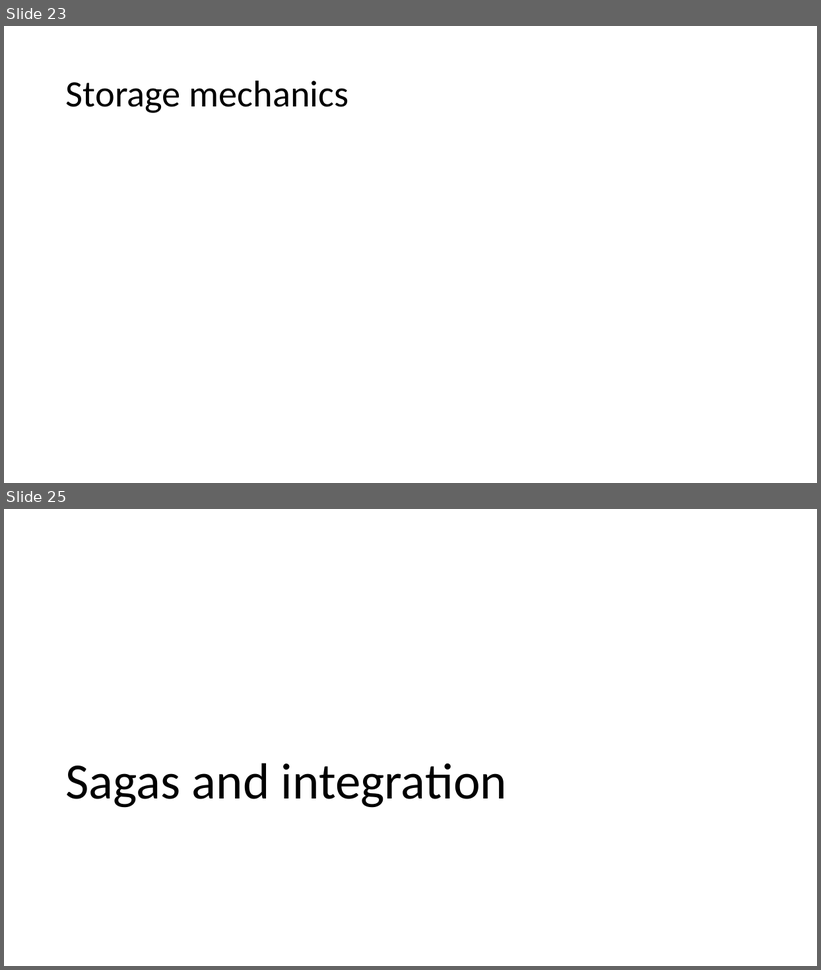
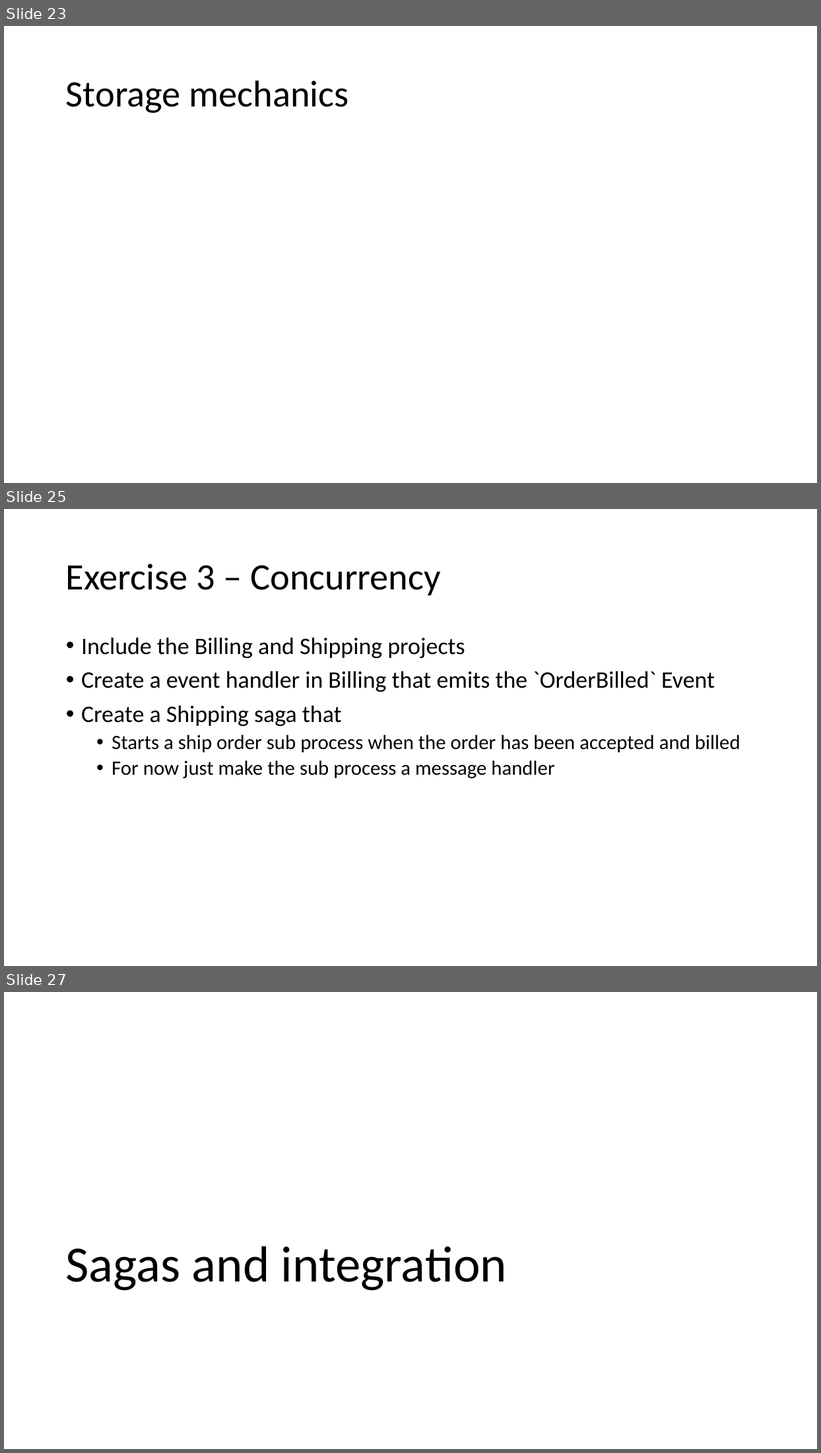
Before and after one commit to Particular/SagaMasterClass, a slide deck: SagaMasterClass.pptx. Shown one above the other, each under a label of ours: slides 23 and 25 before the commit, slides 23, 25 and 27 after it; the slides between them are not shown. The pictures are 821x970 and 821x1453 pixels, drawn with LibreOffice and Linux fonts; fonts in the diff are those of the drawing. Boxes give left, top, right and bottom in pixels: in the first picture for what was removed or moved away, otherwise in the second. Text is boxed around its words. In the diff, an @@ line names an element or a change of style, - is before the commit and + after.

Commit message:
Preparing for concurrency exercise

```diff
--- a/SagaMasterClass.pptx
+++ b/SagaMasterClass.pptx
@@ slide 25 added at (4,509,817,966), background #FFFFFF @@
@@ title added at (66,564,441,595), 44 pt, text #000000 @@
+Exercise 3 – Concurrency
@@ text added at (81,638,741,779), 28 pt, text #000000 @@
+• Include the Billing and Shipping projects
+• Create a event handler in Billing that emits the `OrderBilled` Event
+• Create a Shipping saga that
+  • Starts a ship order sub process when the order has been accepted and billed
+  • For now just make the sub process a message handler
@@ what was slide 25 is now slide 27 @@
```
Also in this commit, not shown: 1 slide changed, 1 other slide added, 2 other files.
